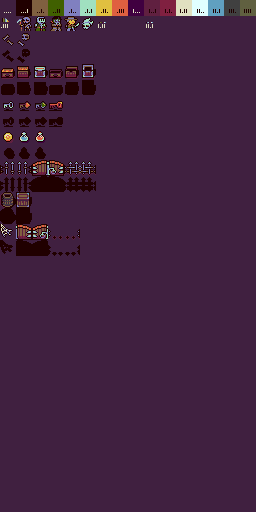
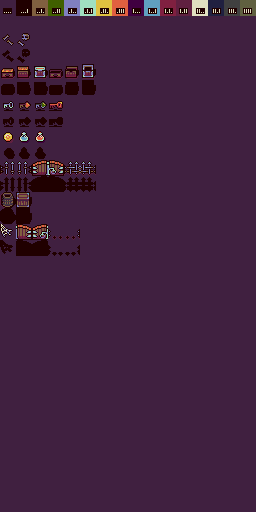
Layer changes from the first 256 x 512 image to the second:
added group "palette" (1st of 2) with 3 layers above "Color Fill 3" over <box>3,0,252,16</box>
added layer "labels" in group "palette" over <box>3,8,252,14</box>
added layer "fix" in group "palette" over <box>132,0,224,16</box>
moved "palette" (2nd of 2, in "palette") into group "palette", painted on it, unmasked it over <box>1,0,252,31</box>
